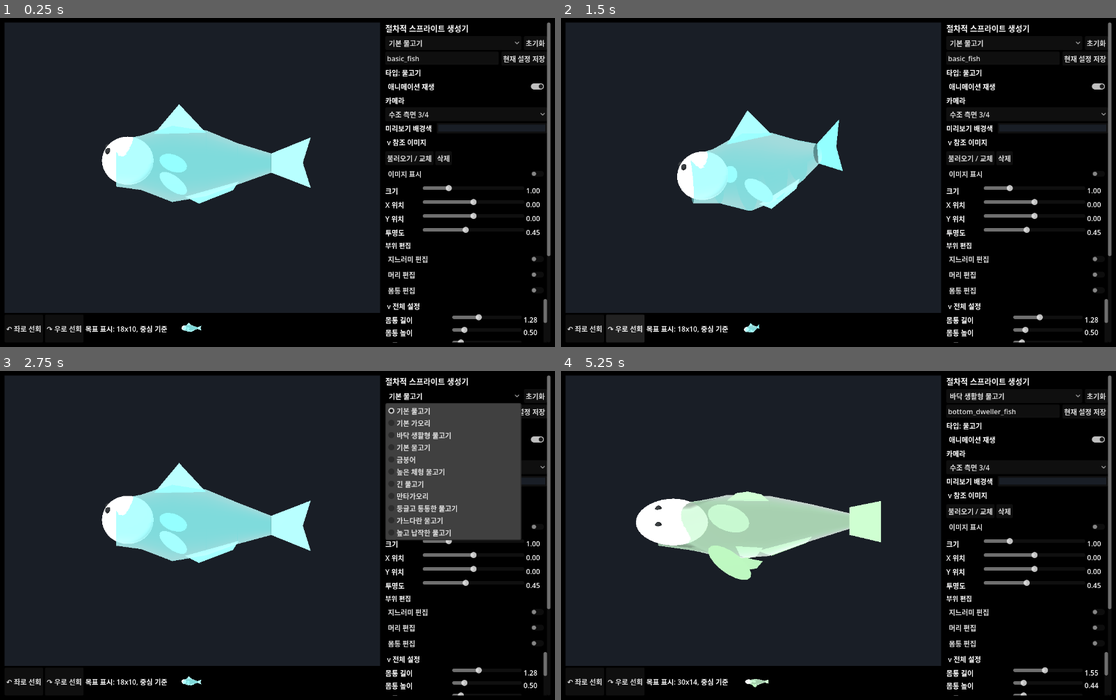
Above: before the commit, frames 1-4 (two rows, left to right).
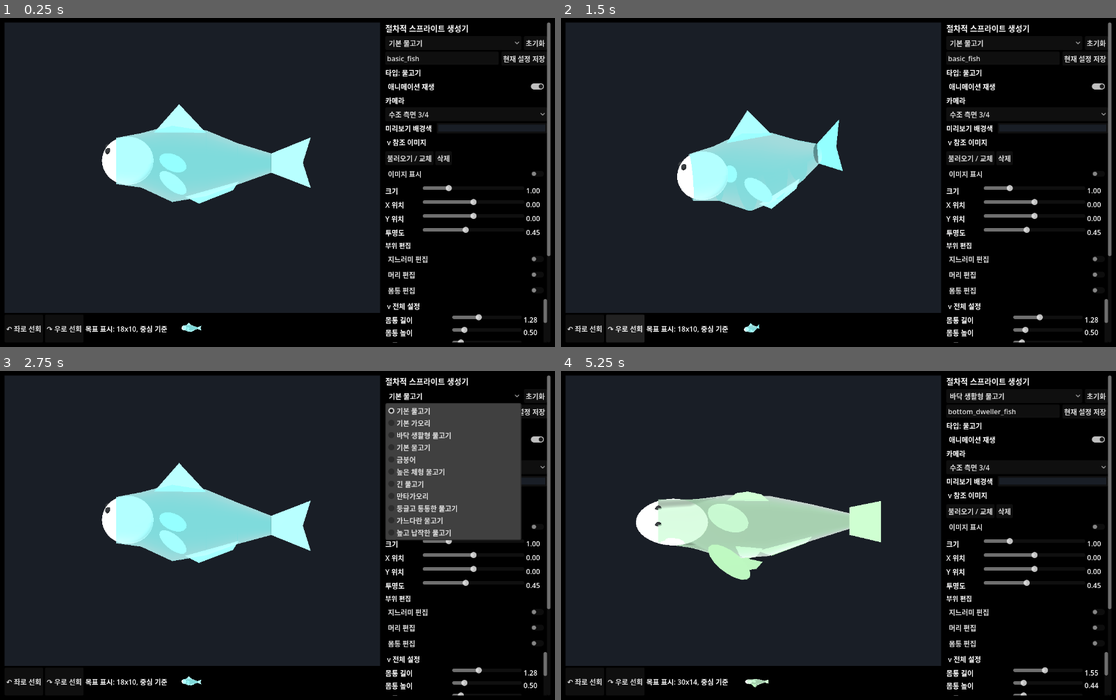
Above: after the commit, the same moments.

Repository: currywhaleshark/aquarium_sprite_mock-up_generator
Game: Godot game, scene res://scenes/Main.tscn
Two runs of this game, one before a commit and one after it. Both use one fixed random seed, a clock stepped at 60 frames per second and the inputs below.
Inputs:
- Up to frame 1 (0.25 s): no input
- Up to frame 2 (1.5 s): click "↶ 좌로 선회" at 0.5 s; click "↷ 우로 선회" at 1.25 s
- Up to frame 3 (2.75 s): click "기본 물고기" at 2 s
- Up to frame 4 (5.25 s): click "초기화" at 2.75 s; click "현재 설정 저장" at 3.5 s; click "basic_fish (사용자)" at 4.25 s; click "애니메이션 재생" at 5 s

The runs differ from the first frame. In frame 1, 0.3% of the frame differs, in the area x 20-35%, y 26-96%; in frame 2, 0.3%; in frame 3, 0.3%; in frame 4, 0.8%, in the area x 17-37%, y 37-96%.

Commit message:
fix: align head and body shell snout/head Y centers to eliminate vertical step discontinuity

Diff:
--- a/scripts/creature/FishRig.gd
+++ b/scripts/creature/FishRig.gd
@@ -110,7 +110,7 @@
 	var snout_len := param_float("snout_length", 0.0)
 	var forehead_slope := param_float("forehead_slope", 0.35)
 	head_node = PF.deformed_head("Head", head_shape, head_scale, snout_len, forehead_slope, secondary_mat)
-	head_node.position = Vector3(head_offset, 0.02 + _sample_shell_center_y_at_x(head_offset), 0.0)
+	head_node.position = Vector3(head_offset, _sample_shell_center_y_at_x(head_offset), 0.0)
 	body_pivot.add_child(head_node)
 	_add_head_features(head_node, secondary_mat)
 
@@ -271,6 +271,9 @@
 		var ring: Dictionary = BodyProfileScript.normalize_ring(rings[i], i)
 		var radius_y := body_height * (float(ring["upper_height"]) + float(ring["lower_height"])) * 0.5 + shell_expand * lerpf(1.0, 0.22, float(ring["x"]))
 		var center_y := body_height * (float(ring["y_offset"]) + (float(ring["upper_height"]) - float(ring["lower_height"])) * 0.5)
+		var ring_id := String(ring.get("id", ""))
+		if ring_id == "snout" or ring_id == "head":
+			center_y += 0.02
 		var radius_z := body_width * body_z_scale * float(ring["width"]) * lerpf(0.62, 1.0, float(ring["roundness"])) + shell_expand * lerpf(1.0, 0.18, float(ring["x"]))
 		var adjusted := _apply_head_shell_metrics(ring, radius_y, radius_z, head_shell)
 		radius_y = float(adjusted["radius_y"])
@@ -577,8 +580,7 @@
 	var attach_t := _shell_attach_t_for_x(head_offset)
 	var yaw := _sample_animated_shell_yaw(attach_t, yaws)
 	var center := _sample_animated_shell_center(attach_t, centers)
-	var basis := Basis(Vector3.UP, deg_to_rad(yaw))
-	head_node.position = center + basis * Vector3(0.0, 0.02, 0.0)
+	head_node.position = center
 	head_node.rotation_degrees = Vector3(0.0, yaw, 0.0)
 	_apply_animated_eyes(yaw)
 
